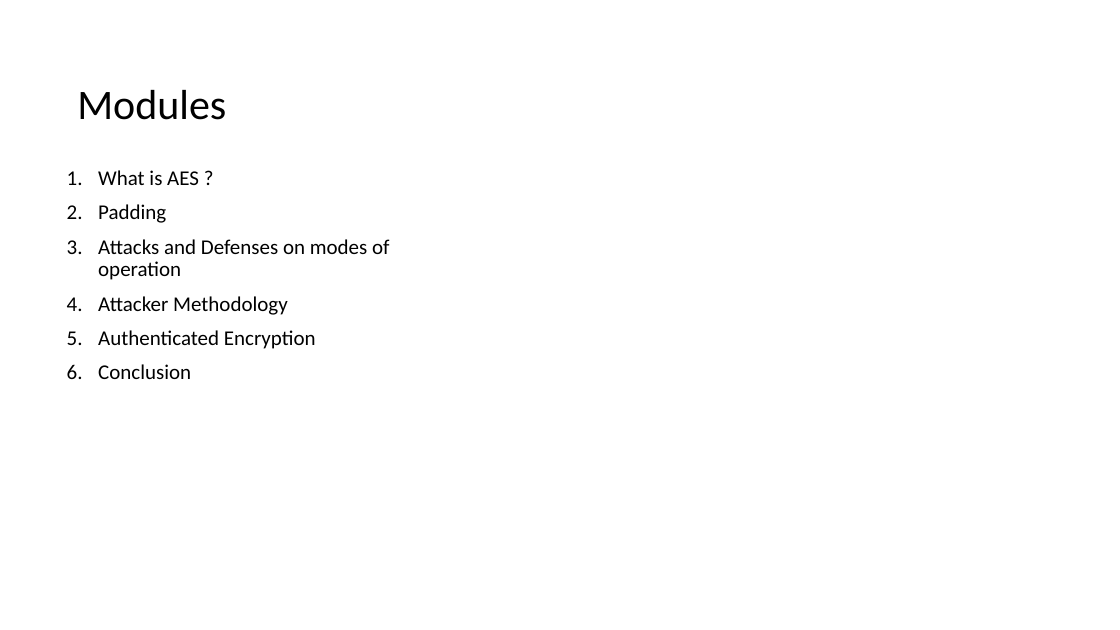
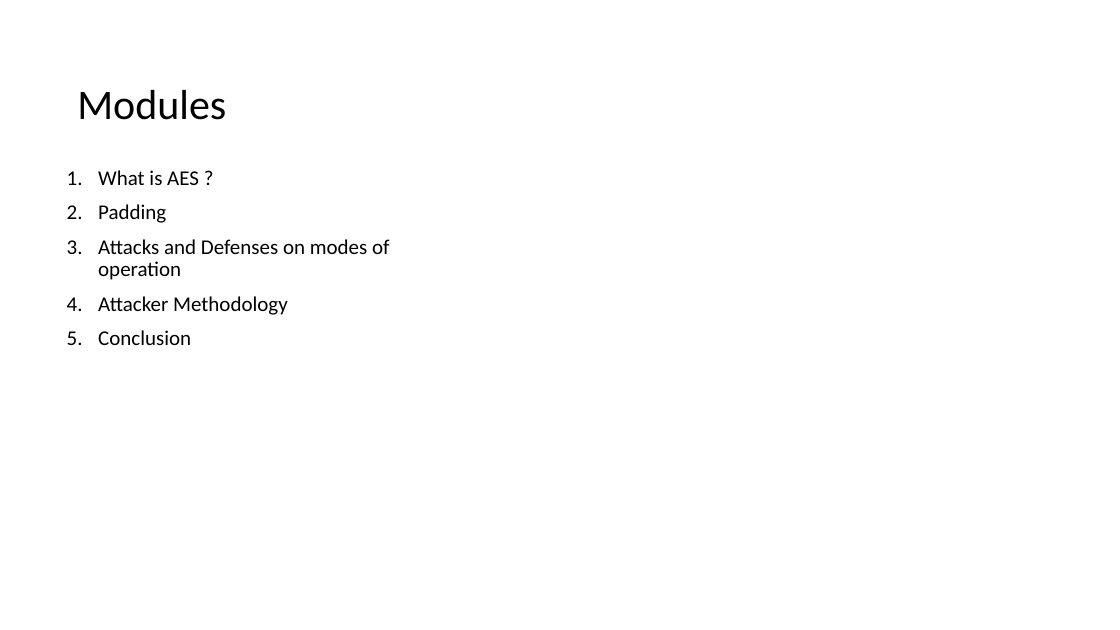
Before and after one commit to DoZ10/crypto, a slide deck: slide 3 of Breaking AES like a Bowsss !.pptx (slide 2 before the commit). Drawn at 1120x630 pixels with LibreOffice and Linux fonts; fonts in the diff are those of the drawing; background and template pictures are left out. Boxes give left, top, right and bottom in pixels: in the first picture for what was removed or moved away, otherwise in the second. Text is boxed around its words. In the diff, an @@ line names an element or a change of style, - is before the commit and + after.

```diff
--- a/Breaking AES like a Bowsss !.pptx
+++ b/Breaking AES like a Bowsss !.pptx
@@ text at [98,330,316,349]: paragraph removed @@
-5. Authenticated Encryption
```
Also in this commit, not shown: 12 other slides changed, 4 slides added, 3 slides removed.
